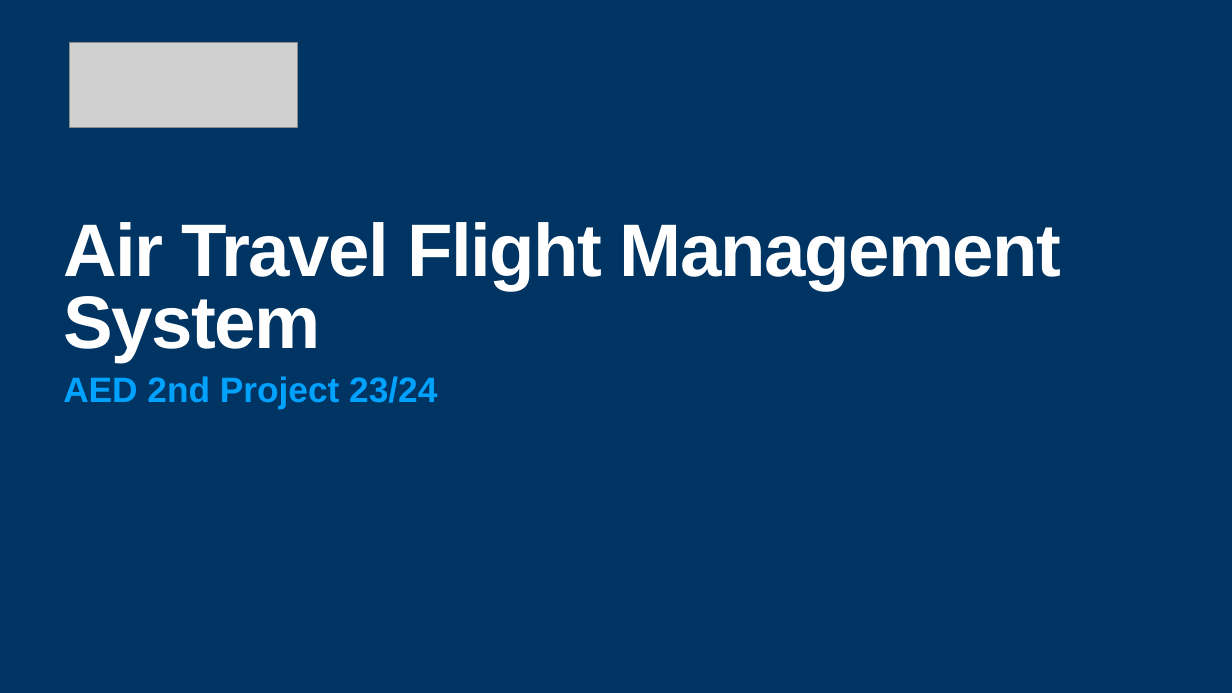
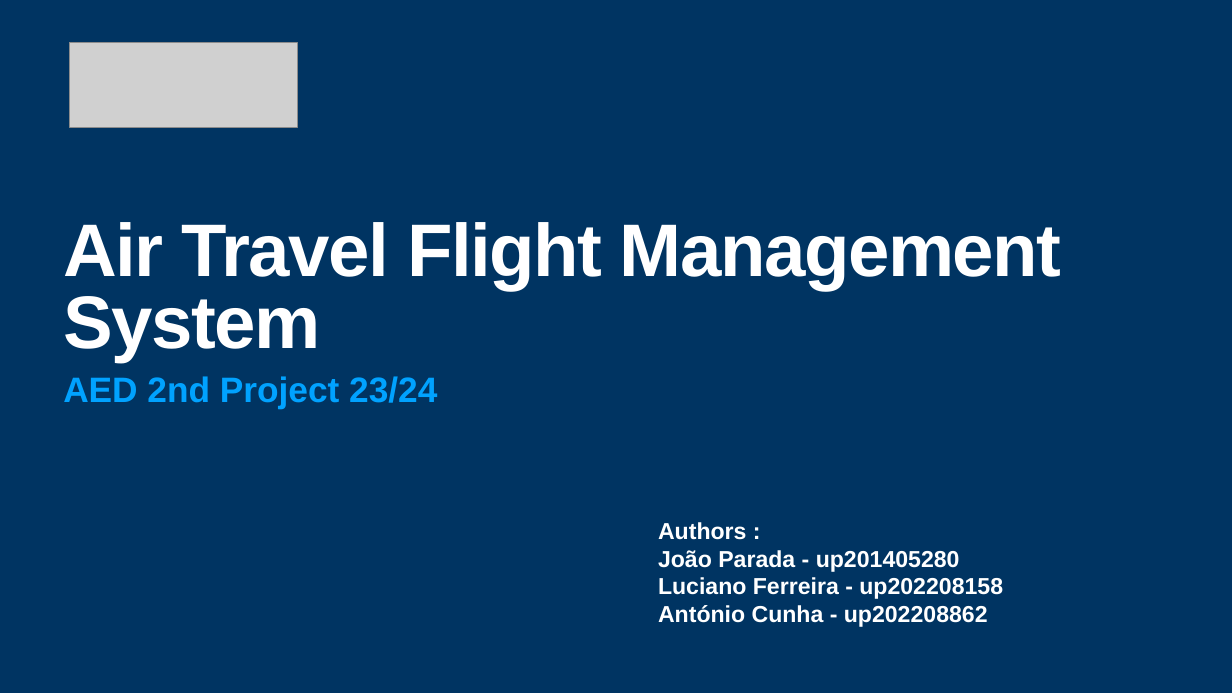
Before and after one commit to joaoparada10/Flight-Management-System, a slide deck: slide 1 of AEDProj2.pptx. Drawn at 1232x693 pixels with LibreOffice and Linux fonts; fonts in the diff are those of the drawing; grey boxes stand for pictures. Boxes give left, top, right and bottom in pixels: in the first picture for what was removed or moved away, otherwise in the second. Text is boxed around its words. In the diff, an @@ line names an element or a change of style, - is before the commit and + after.

```diff
--- a/AEDProj2.pptx
+++ b/AEDProj2.pptx
@@ text added at [658,522,1003,627], 36 pt, text #FFFFFF, bold @@
+Authors :
+João Parada - up201405280
+Luciano Ferreira - up202208158
+António Cunha - up202208862
```
Also in this commit, not shown: 5 other slides changed, 1 slide removed.
